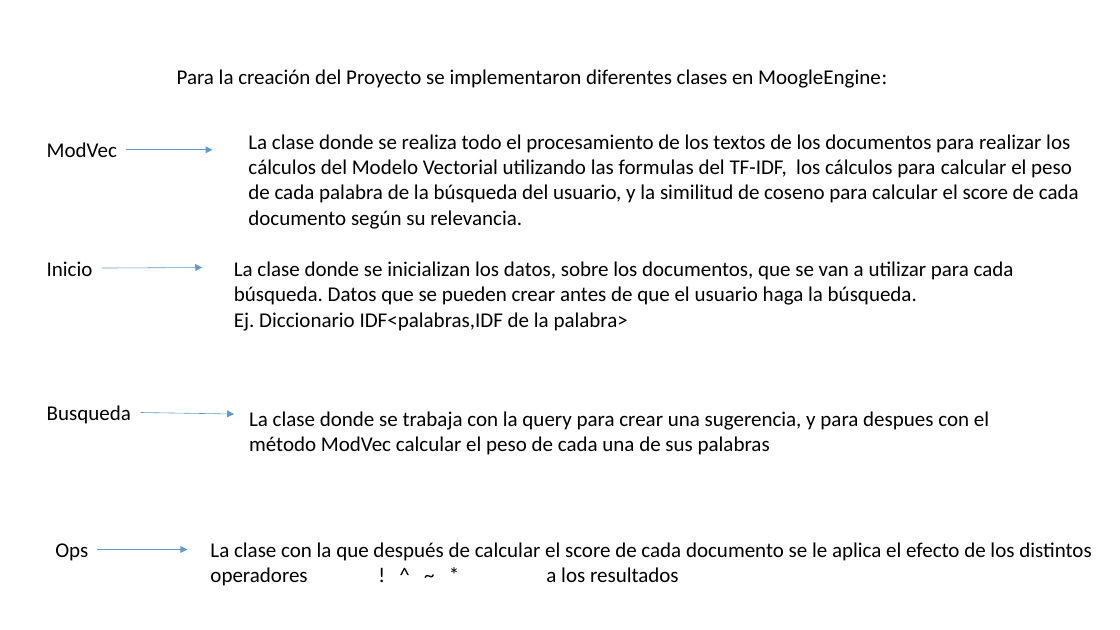
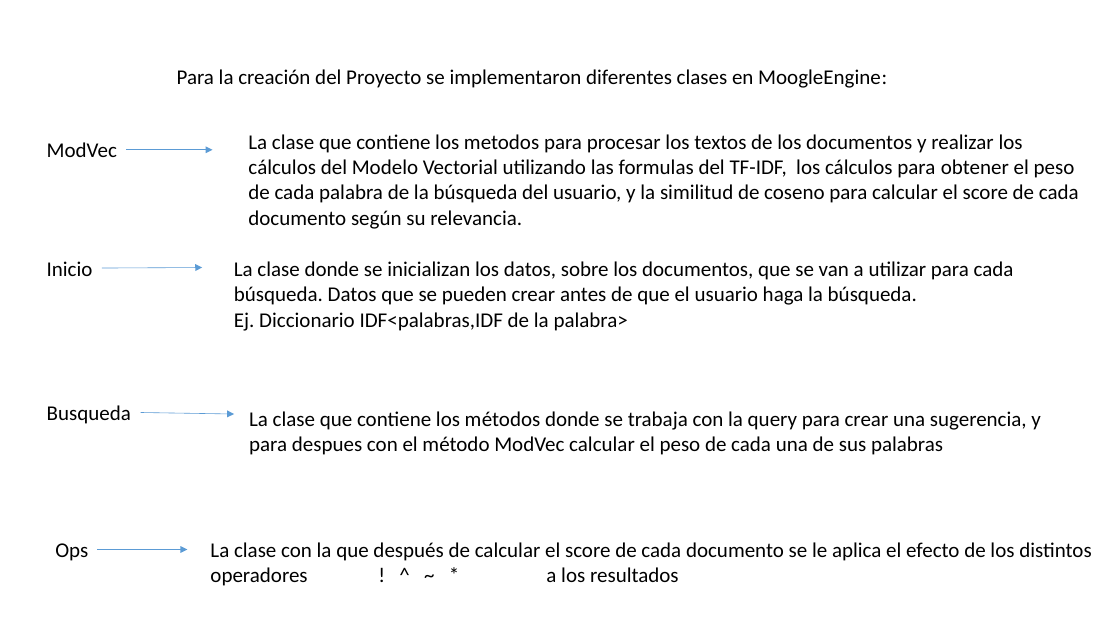
Before and after one commit to ChickenLittle02/Moogle, a slide deck: slide 1 of Inicio.pptx. Drawn at 1120x630 pixels with LibreOffice and Linux fonts; fonts in the diff are those of the drawing. Boxes give left, top, right and bottom in pixels: in the first picture for what was removed or moved away, otherwise in the second. Text is boxed around its words. In the diff, an @@ line names an element or a change of style, - is before the commit and + after.

```diff
--- a/Inicio.pptx
+++ b/Inicio.pptx
@@ text at <box>248,134,1079,229</box>: text changed @@
-La clase donde se realiza todo el procesamiento de los textos de los documentos para realizar los cálculos del Modelo Vectorial utilizando las formulas del TF-IDF, los cálculos para calcular el peso de cada palabra de la búsqueda del usuario, y la similitud de coseno para calcular el score de cada documento según su relevancia.
+La clase que contiene los metodos para procesar los textos de los documentos y realizar los cálculos del Modelo Vectorial utilizando las formulas del TF-IDF, los cálculos para obtener el peso de cada palabra de la búsqueda del usuario, y la similitud de coseno para calcular el score de cada documento según su relevancia.
@@ text at <box>249,411,1040,455</box>: text changed @@
-La clase donde se trabaja con la query para crear una sugerencia, y para despues con el método ModVec calcular el peso de cada una de sus palabras
+La clase que contiene los métodos donde se trabaja con la query para crear una sugerencia, y para despues con el método ModVec calcular el peso de cada una de sus palabras
```
Also in this commit, not shown: 1 other slide changed, 2 slides removed, 4 other files.
